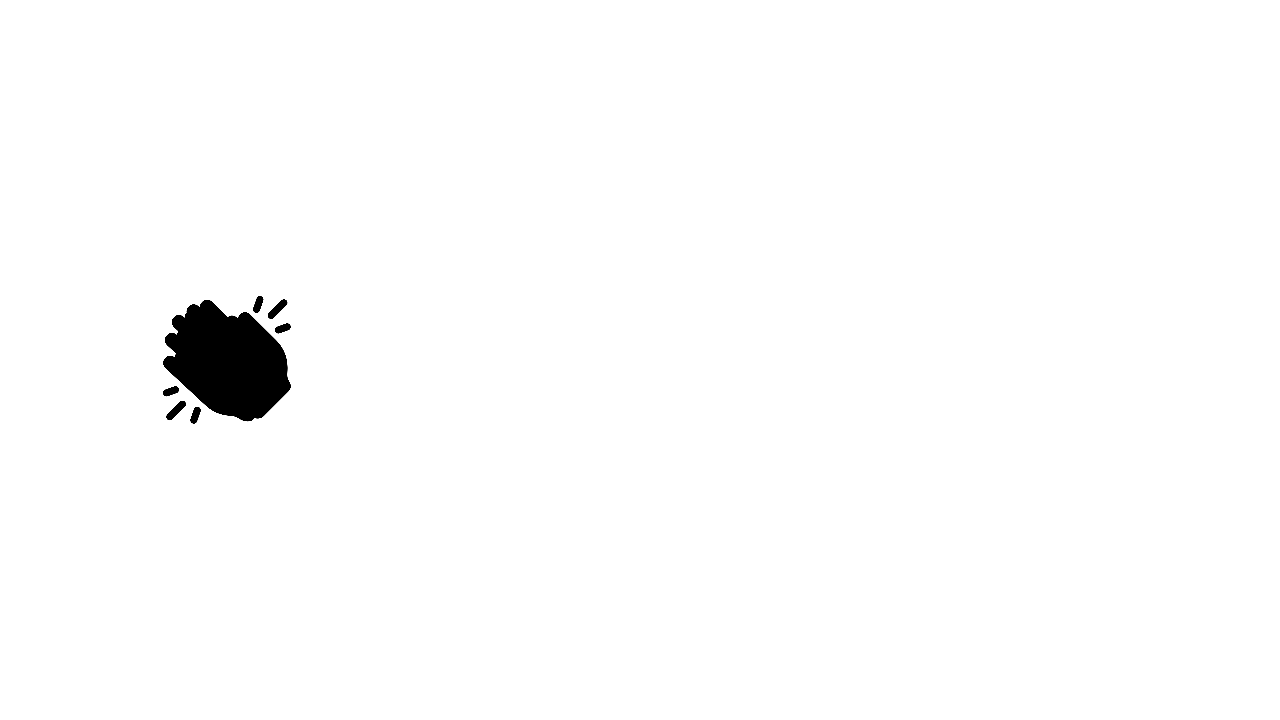
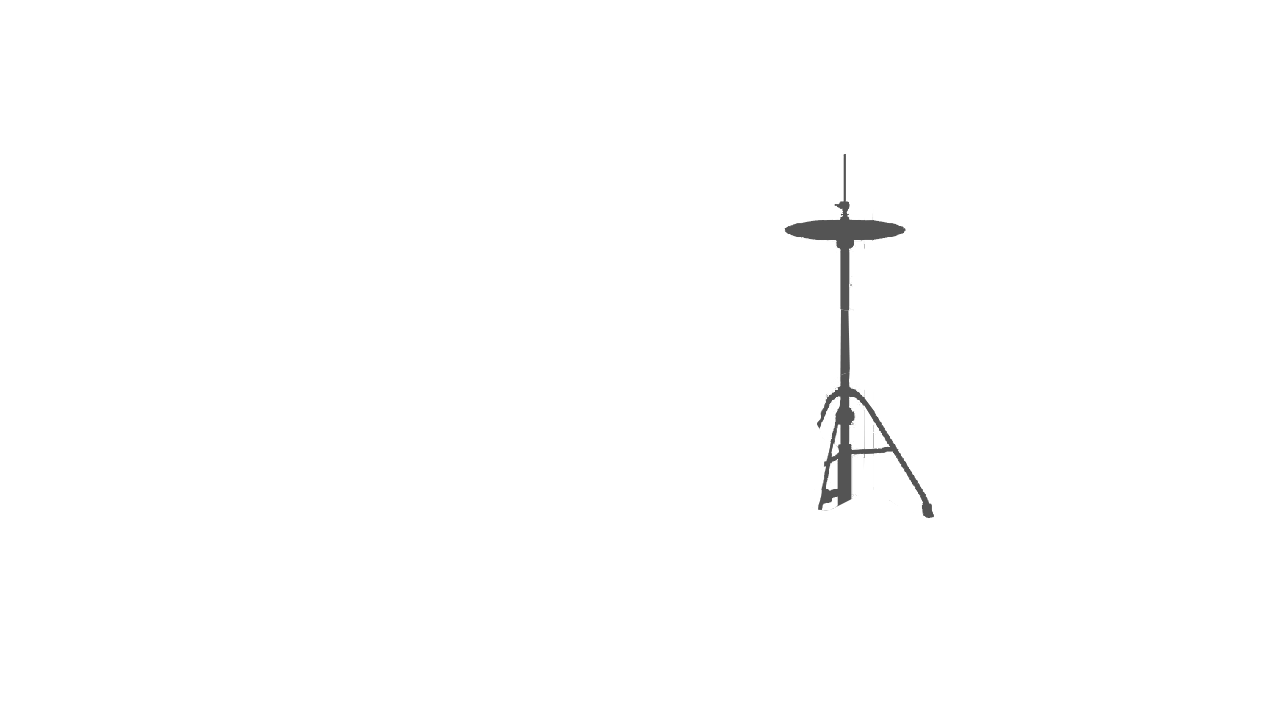
The second 1280px x 720px image is a revision of the first. Changes to its layers:
added layer "Colour copy 2" above "clap_symbol copy" over [163,154,934,519]
hid "clap_symbol copy" over [163,296,291,424]
added layer "Colour copy" above "Crash 1" over [163,154,934,519]
added layer "Colour copy 3" above "Floor Tom" over [163,154,934,519]
added layer "Colour copy 5" above "Kick" over [163,154,934,519]
added layer "Colour copy 7" above "Snare" over [163,154,934,519]
added layer "Colour copy 8" above "Crash 2" over [163,154,934,519]
added layer "Colour copy 9" above "Hi Hat" over [163,154,934,519]
showed "Hi Hat" over [784,154,934,519]
